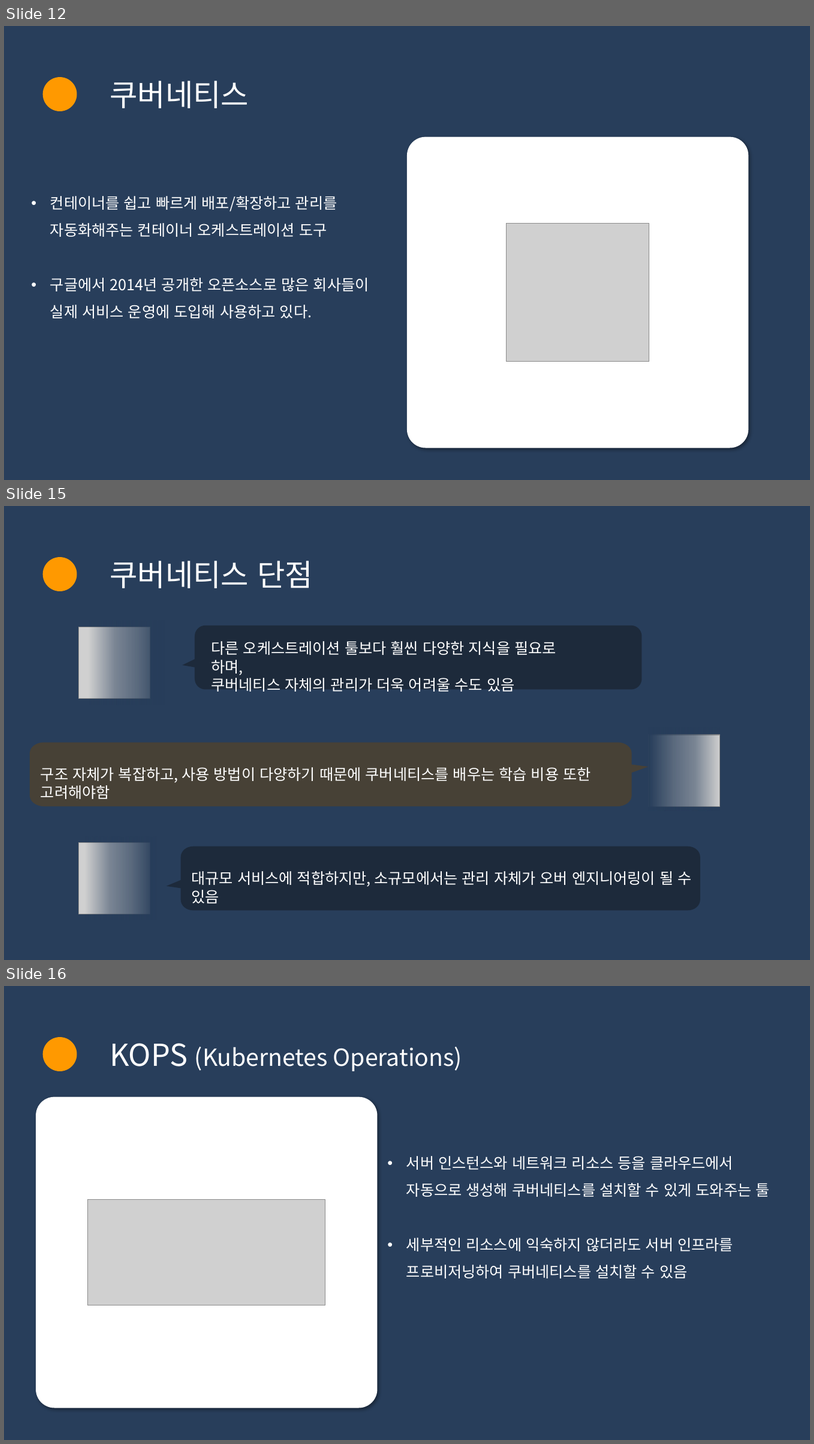
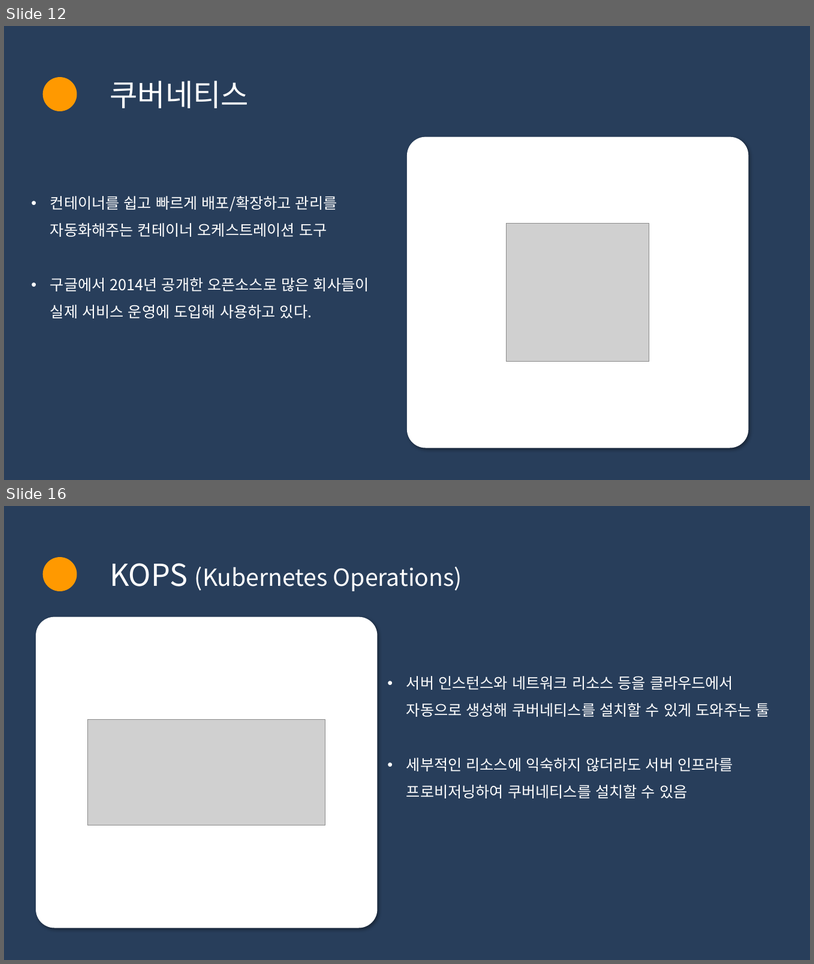
Before and after one commit to SK9604/Ansible, a slide deck: project/group/어때요 갖고싶조.ppsx. Shown one above the other, each under a label of ours: slides 12, 15 and 16 before the commit, slides 12 and 16 after it; the slides between them are not shown. The pictures are 814x1444 and 814x964 pixels, drawn with LibreOffice and Linux fonts; fonts in the diff are those of the drawing; grey boxes stand for pictures. Boxes give left, top, right and bottom in pixels: in the first picture for what was removed or moved away, otherwise in the second. Text is boxed around its words. In the diff, an @@ line names an element or a change of style, - is before the commit and + after.

```diff
--- a/project/group/어때요 갖고싶조.ppsx
+++ b/project/group/어때요 갖고싶조.ppsx
@@ slide 15 removed at (4,506,810,960), background #283E5B @@
@@ ellipse removed at (43,557,77,591) @@
@@ text removed at (110,561,313,588) @@
-쿠버네티스 단점
@@ picture removed at (79,627,150,699) @@
@@ rectangle removed at (89,621,165,705) @@
@@ freeform shape removed at (182,625,642,690) @@
@@ text removed at (211,641,557,691) @@
-다른 오케스트레이션 툴보다 훨씬 다양한 지식을 필요로 하며,
-쿠버네티스 자체의 관리가 더욱 어려울 수도 있음
@@ picture removed at (649,735,720,806) @@
@@ rectangle removed at (649,727,720,811) @@
@@ freeform shape removed at (30,742,649,806) @@
@@ text removed at (41,767,591,799) @@
-구조 자체가 복잡하고, 사용 방법이 다양하기 때문에 쿠버네티스를 배우는 학습 비용 또한 고려해야함
@@ picture removed at (79,843,150,914) @@
@@ rectangle removed at (86,837,157,920) @@
@@ freeform shape removed at (167,846,701,910) @@
@@ text removed at (192,871,692,886) @@
-대규모 서비스에 적합하지만, 소규모에서는 관리 자체가 오버 엔지니어링이 될 수 있음
```
Also in this commit, not shown: 4 slides changed, 10 slides added, 8 other slides removed.
